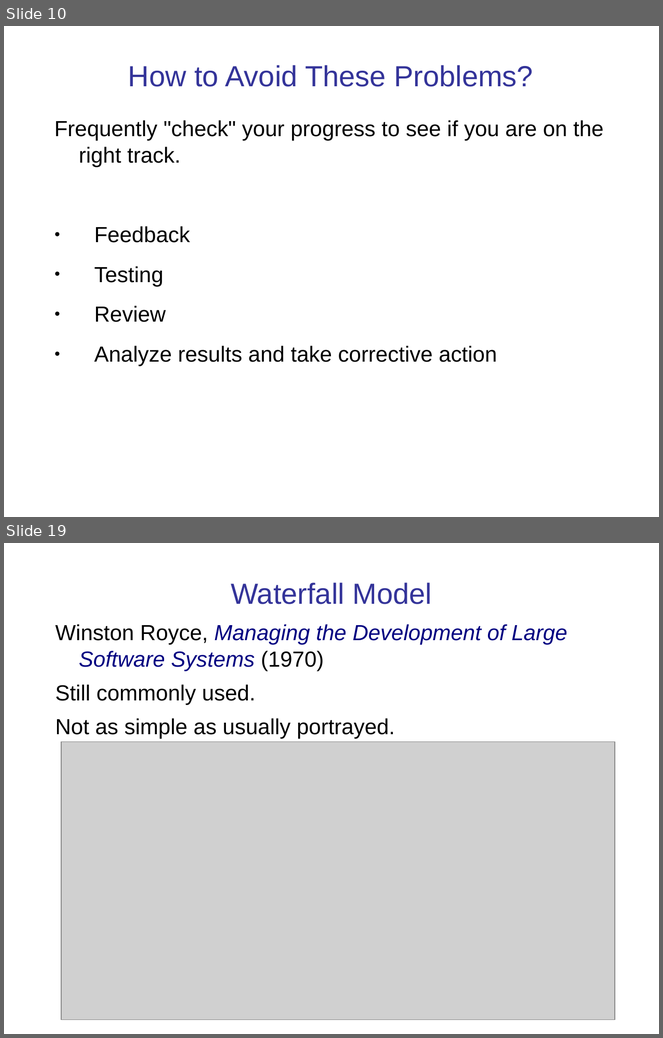
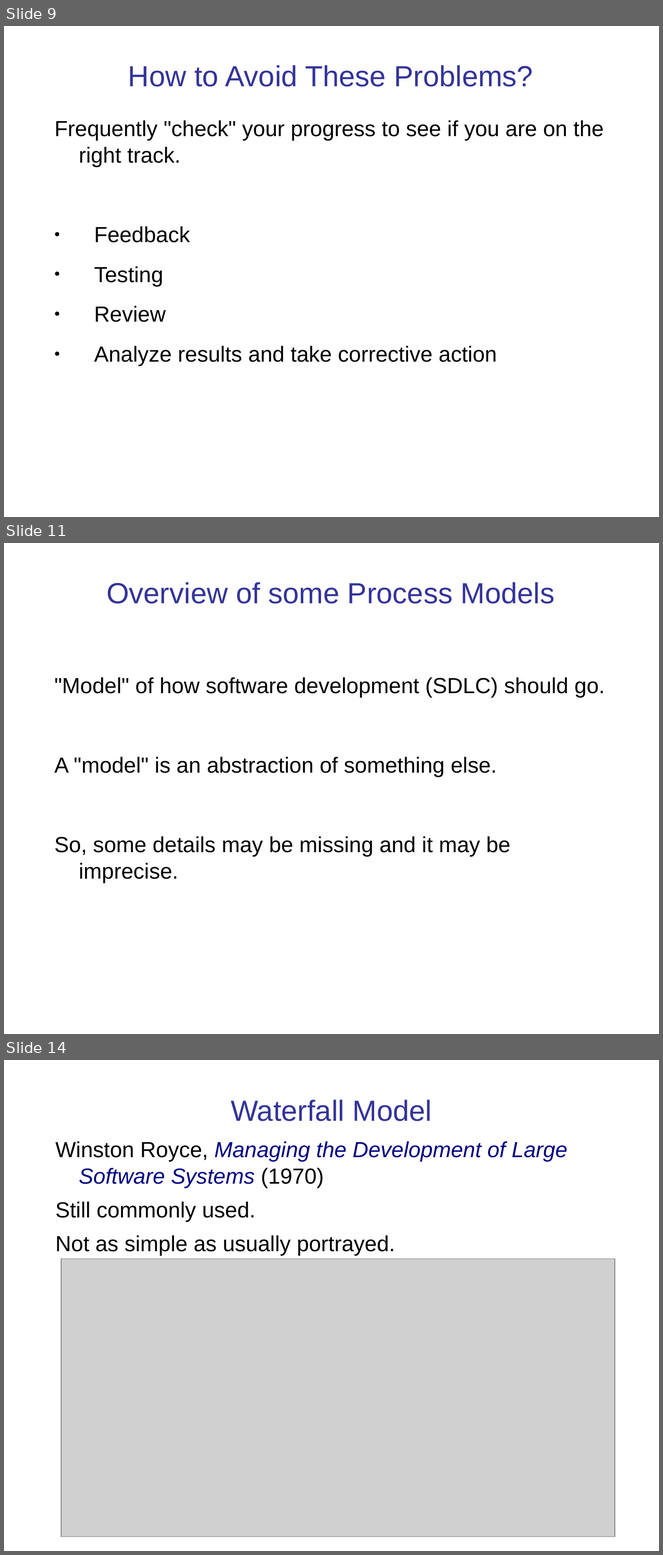
Before and after one commit to cpske/ISP, a slide deck: intro/Introduction-software-process.ppt. Shown one above the other, each under a label of ours: slides 10 and 19 before the commit, slides 9, 11 and 14 after it; the slides between them are not shown. The pictures are 663x1038 and 663x1555 pixels, drawn with LibreOffice and Linux fonts; fonts in the diff are those of the drawing; grey boxes stand for pictures. Boxes give left, top, right and bottom in pixels: in the first picture for what was removed or moved away, otherwise in the second. Text is boxed around its words. In the diff, an @@ line names an element or a change of style, - is before the commit and + after.

Commit message:
update index and software process slides

```diff
--- a/intro/Introduction-software-process.ppt
+++ b/intro/Introduction-software-process.ppt
@@ slide 11 added at box(4, 543, 659, 1034), background #FFFFFF @@
@@ title added at box(106, 582, 555, 604), 32 pt, text #333399 @@
+Overview of some Process Models
@@ text added at box(54, 677, 605, 883), 24 pt, text #000000 @@
+"Model" of how software development (SDLC) should go.
+A "model" is an abstraction of something else.
+So, some details may be missing and it may be imprecise.
@@ what was slide 10 is now slide 9 @@
@@ what was slide 19 is now slide 14 @@
```
Also in this commit, not shown: 8 slides changed, 5 other slides added, 2 slides removed, 2 other files.
